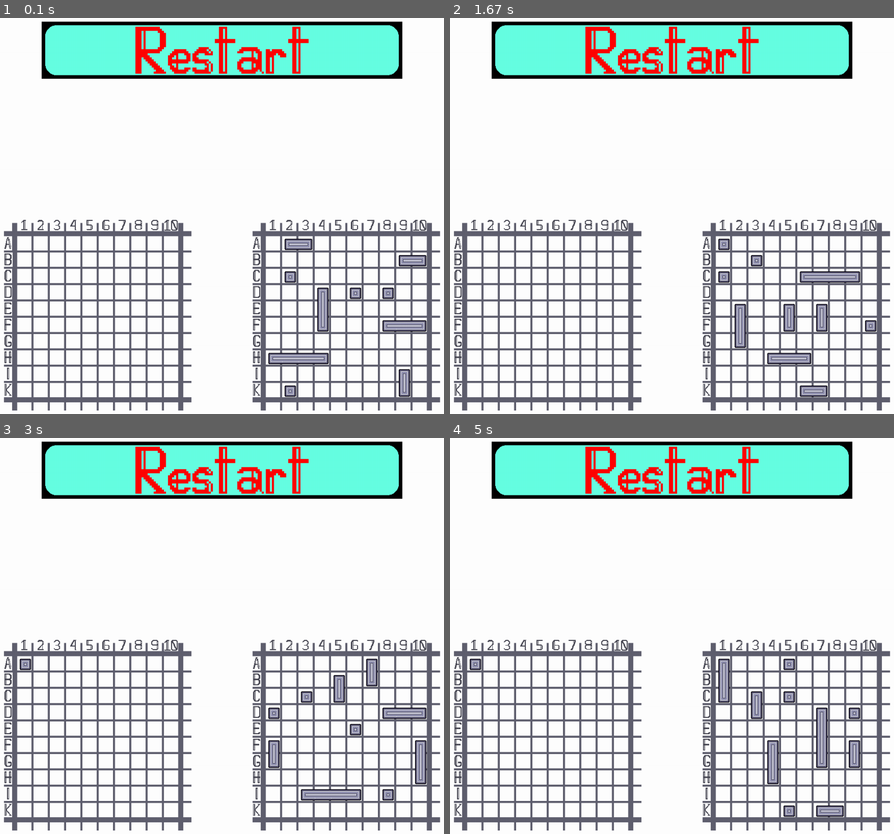
Above: before the commit, frames 1-4 (two rows, left to right).
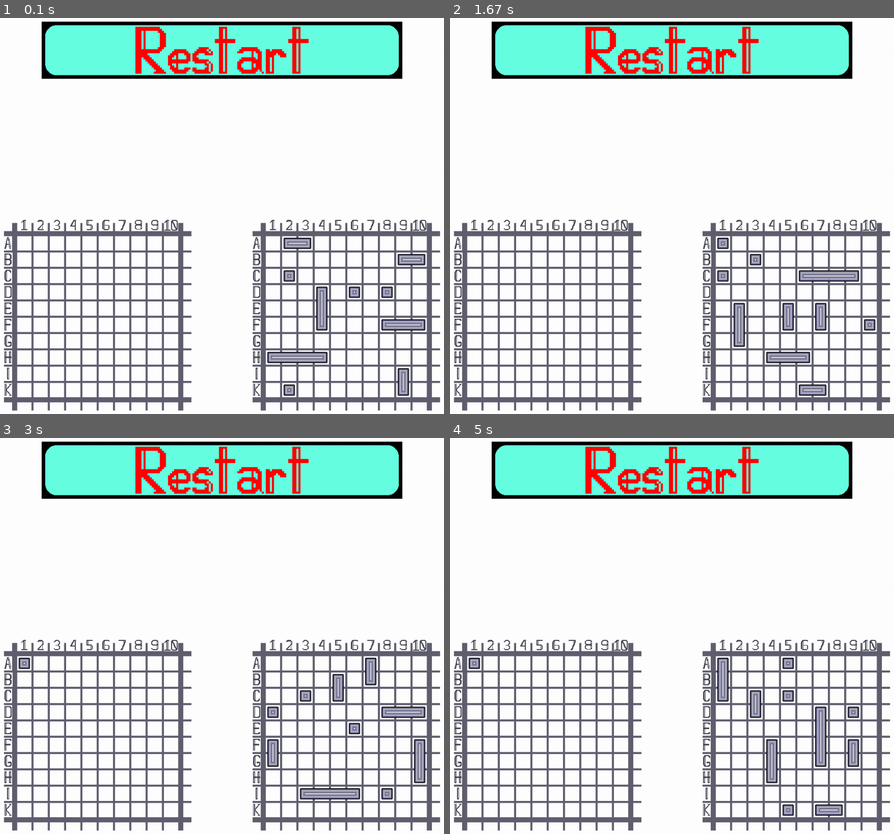
Above: after the commit, the same moments.

Repository: Alan-Bobrov/Battleship-with-pygame
Game: pygame game, started from main.py
The game is run twice, just before and just after one commit, with the same random seed, the same clock (stepped at 60 frames per second) and the same inputs.
Inputs (mouse positions are in pixels of both pictures, inside the frame that each line leads up to):
- Up to frame 1 (0.1 s): no input
- Up to frame 2 (1.67 s): press the mouse at (672, 57) at 0.37 s; move the mouse to (658, 77) at 0.47 s; release the mouse at (649, 97) at 0.6 s; press the mouse at (472, 243) at 0.7 s; move the mouse to (592, 279) at 0.8 s; release the mouse at (711, 318) at 0.93 s; press the mouse at (672, 57) at 1.03 s; move the mouse to (618, 101) at 1.13 s; release the mouse at (565, 148) at 1.27 s; press the mouse at (672, 57) at 1.37 s; move the mouse to (663, 223) at 1.47 s; release the mouse at (658, 390) at 1.6 s
- Up to frame 3 (3 s): press the mouse at (222, 477) at 1.7 s; move the mouse to (124, 552) at 1.8 s; release the mouse at (26, 632) at 1.93 s; press the mouse at (222, 477) at 2.03 s; move the mouse to (293, 639) at 2.13 s; release the mouse at (364, 806) at 2.27 s; press the mouse at (222, 477) at 2.37 s; move the mouse to (288, 540) at 2.47 s; release the mouse at (350, 604) at 2.6 s; press the mouse at (22, 663) at 2.7 s; move the mouse to (146, 620) at 2.8 s; release the mouse at (270, 576) at 2.93 s
- Up to frame 4 (5 s): press the mouse at (672, 477) at 3.03 s; move the mouse to (592, 560) at 3.13 s; release the mouse at (516, 647) at 3.27 s; press the mouse at (672, 477) at 3.37 s; move the mouse to (614, 473) at 3.47 s; release the mouse at (552, 473) at 3.6 s; press the mouse at (472, 663) at 3.7 s; move the mouse to (605, 687) at 3.8 s; release the mouse at (734, 707) at 3.93 s; press the mouse at (672, 477) at 4.03 s; move the mouse to (663, 537) at 4.13 s; release the mouse at (654, 596) at 4.27 s; press the mouse at (672, 477) at 4.37 s; move the mouse to (760, 477) at 4.47 s; release the mouse at (849, 477) at 4.6 s; press the mouse at (472, 663) at 4.7 s; move the mouse to (658, 687) at 4.8 s; release the mouse at (845, 711) at 4.93 s

The runs differ from the first frame. In frame 1, 1.8% of the frame differs, in the area x 60-97%, y 55-96%; in frame 2, 1.8%; in frame 3, 1.9%, in the area x 4-97%, y 55-92%; in frame 4, 1.9%.

Commit message:
Update game.py

Diff:
--- a/game.py
+++ b/game.py
@@ -15,8 +15,8 @@
 def game():
     pg.init()
 
-    player_field = Field(110, 476)
-    bot_field = Field(598, 476)
+    player_field = Field(108, 474)
+    bot_field = Field(596, 474)
 
     # bot arranges ships
     bot_comp_field = create_field()
@@ -27,7 +27,6 @@
     screen = pg.display.set_mode((1024, 900))
     screen.fill((255, 255, 255))
 
-    is_again = False # is it end of the game
     is_game = True
     num_of_ships = 0 # number of ships the player has placed
     do_ship = True # is the player currently placing ships
@@ -35,6 +34,7 @@
     player_ship_count = 0
     bot_ship_count = 0
     first_move = False
+
     while is_game:
 
         # field print
@@ -57,6 +57,7 @@
         if  player_ship_count == 0 and first_move:
             # the message "You lose!" appears here
             screen.blit(YouLoseImg, (0, 0))
+
         if  bot_ship_count == 0  and first_move:
             # the message "You win!" appears here
             screen.blit(YouWinImg, (0, 0))
@@ -67,14 +68,15 @@
         for event in pg.event.get():
             if event.type == pg.QUIT:
                 is_game = False
+                break
 
             elif (event.type == pg.MOUSEBUTTONDOWN) and (pg.mouse.get_pressed(num_buttons=3)[0]):
                 x, y = pg.mouse.get_pos()
 
                 # restart the game
                 if (81 <= x <= 941) and (55 <= y <= 189):
-                        player_field = Field(110, 476)
-                        bot_field = Field(598, 476)
+                        player_field = Field(108, 474)
+                        bot_field = Field(596, 474)
                         bot_comp_field = create_field()
                         bot_field.do_ships(None, 0, True, bot_comp_field)
                         bot_field.normal_ships_image()
@@ -87,7 +89,7 @@
 
                 # player arranges ships
                 if do_ship:
-                    changed, x, y = change_coords(x, y, 110, 476)
+                    changed, x, y = change_coords(x, y, 108, 474)
                     if changed:
                         num_of_ships = player_field.do_ships((y, x), num_of_ships, False, player_comp_field)
                         player_field.normal_ships_image()
